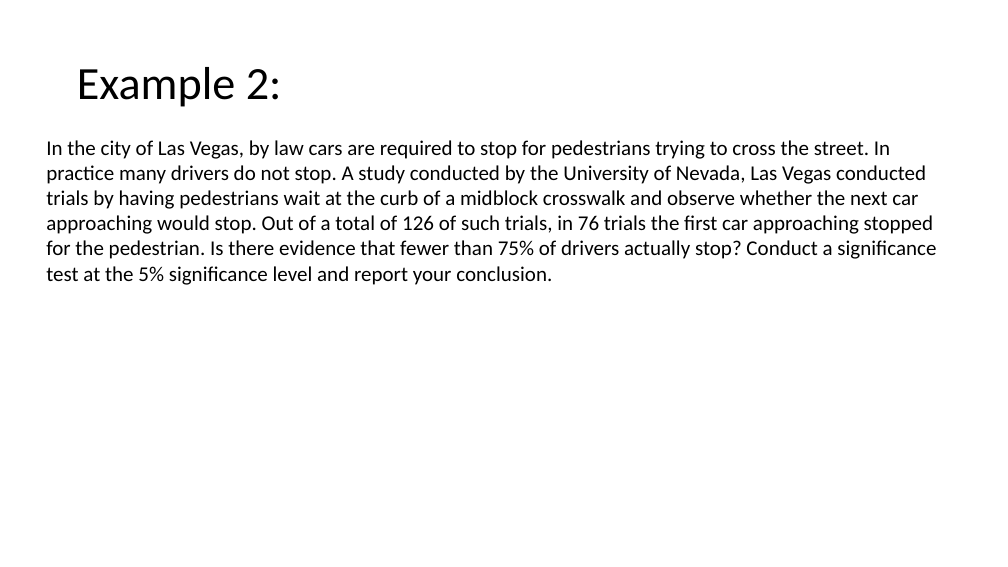
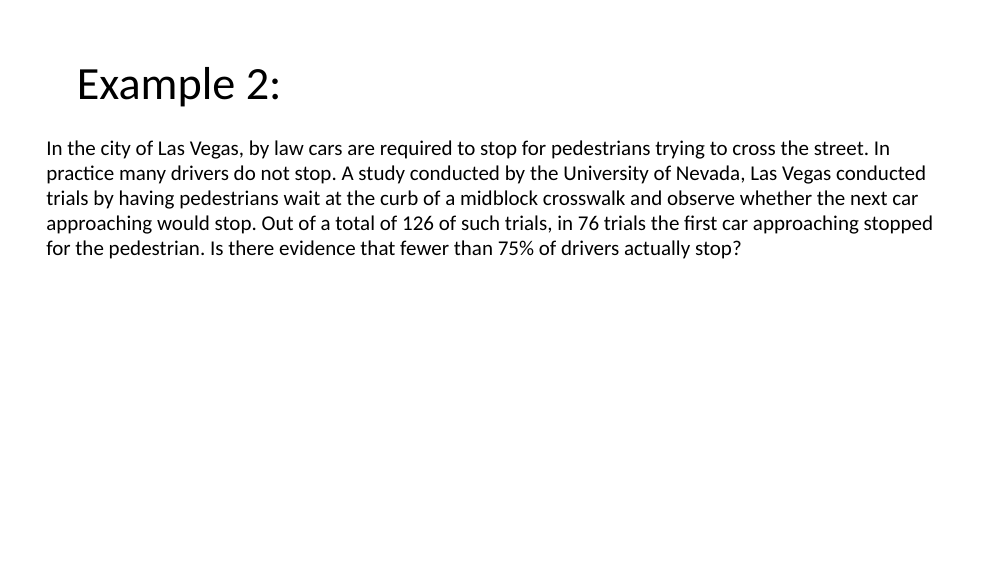
Before and after one commit to Jarred6068/Kvamme_UI_STAT251, a slide deck: slide 6 of docs/lecture_slides/Week 12/Week12_Lecture22_Slides_3_27_2024.pptx. Drawn at 1008x567 pixels with LibreOffice and Linux fonts; fonts in the diff are those of the drawing. Boxes give left, top, right and bottom in pixels: in the first picture for what was removed or moved away, otherwise in the second. Text is boxed around its words. In the diff, an @@ line names an element or a change of style, - is before the commit and + after.

```diff
--- a/docs/lecture_slides/Week 12/Week12_Lecture22_Slides_3_27_2024.pptx
+++ b/docs/lecture_slides/Week 12/Week12_Lecture22_Slides_3_27_2024.pptx
@@ text at box(46, 140, 934, 259): text changed @@
-In the city of Las Vegas, by law cars are required to stop for pedestrians trying to cross the street. In practice many drivers do not stop. A study conducted by the University of Nevada, Las Vegas conducted trials by having pedestrians wait at the curb of a midblock crosswalk and observe whether the next car approaching would stop. Out of a total of 126 of such trials, in 76 trials the first car approaching stopped for the pedestrian. Is there evidence that fewer than 75% of drivers actually stop? Conduct a significance test at the 5% significance level and report your conclusion.
+In the city of Las Vegas, by law cars are required to stop for pedestrians trying to cross the street. In practice many drivers do not stop. A study conducted by the University of Nevada, Las Vegas conducted trials by having pedestrians wait at the curb of a midblock crosswalk and observe whether the next car approaching would stop. Out of a total of 126 of such trials, in 76 trials the first car approaching stopped for the pedestrian. Is there evidence that fewer than 75% of drivers actually stop?
```
Also in this commit, not shown: 5 other slides changed, 5 slides added, 2 slides removed, 6 other files.
